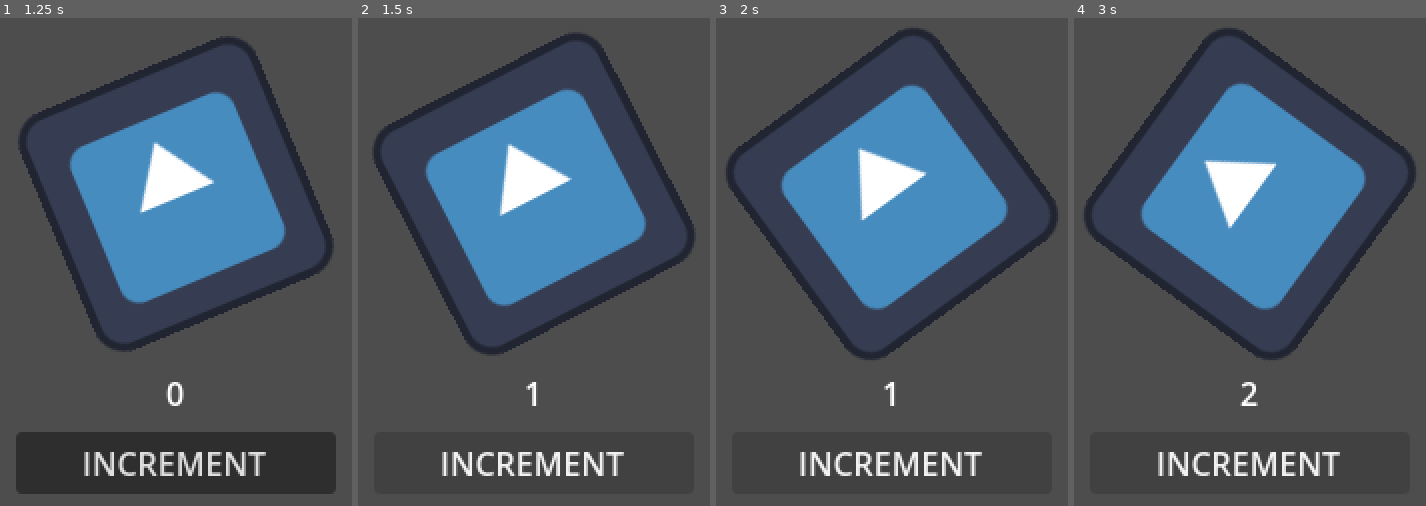
Above: before the commit, frames 1-4 (left to right).
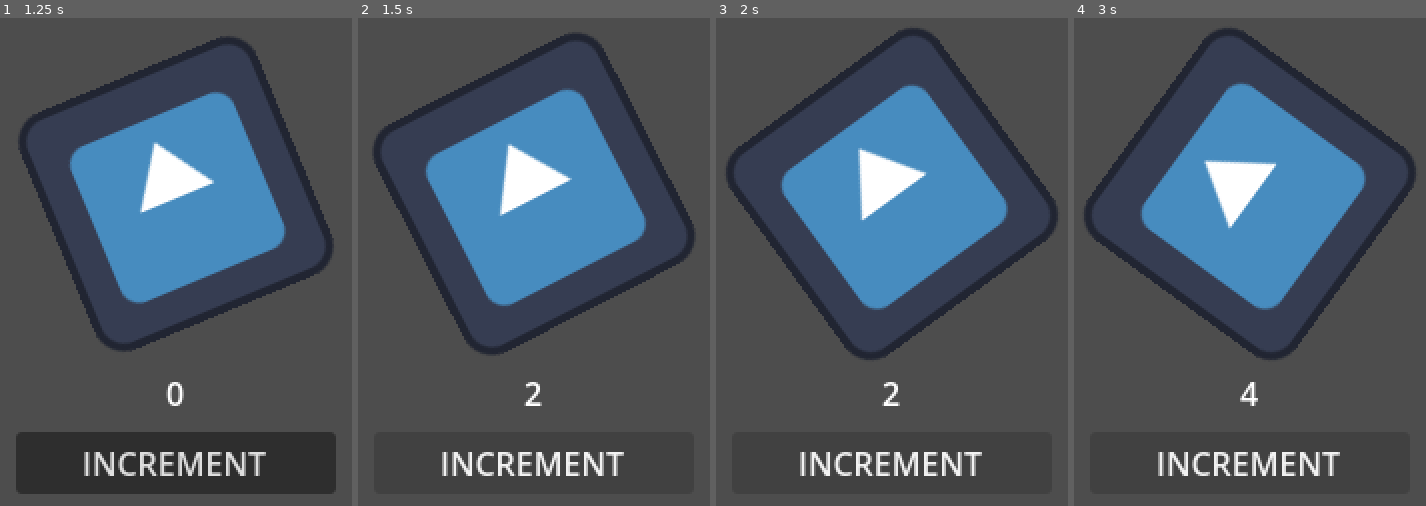
Above: after the commit, the same moments.

Repository: Shilo/GD2JS
Game: Godot game, scene res://src/main.tscn
Same seed, same stepped clock (60 frames per second), same inputs: the game is played once before the commit and once after it. The engine's default icon, where the game draws it, is replaced by a stand-in: a white triangle on a blue panel in a dark square.
Inputs (mouse positions are in pixels of both pictures, inside the frame that each line leads up to):
- Up to frame 1 (1.25 s): click (176, 193) at 0.5 s
- Up to frame 2 (1.5 s): click "INCREMENT" at 1.25 s
- Up to frame 3 (2 s): no input
- Up to frame 4 (3 s): click (1250, 193) at 2 s; click "INCREMENT" at 2.75 s

Frame 1 is identical in both runs. In frame 2, 0.1% of the frame differs, in the area x 47-53%, y 74-80%; in frame 3, 0.1%; in frame 4, 0.2%.

Commit message:
chore: test virtual keyboard

Diff:
--- a/godot/src/increment_button.gd
+++ b/godot/src/increment_button.gd
@@ -3,4 +3,8 @@
 @export var count: CountLabel
 
 func _pressed():
-	count.value += 1
+	count.value += 2
+	if DisplayServer.virtual_keyboard_get_height() > 0:
+		DisplayServer.virtual_keyboard_hide()
+	else:
+		DisplayServer.virtual_keyboard_show("")
Not shown, changed: docs/godot/index.html
Not shown, changed: docs/godot/index.pck
